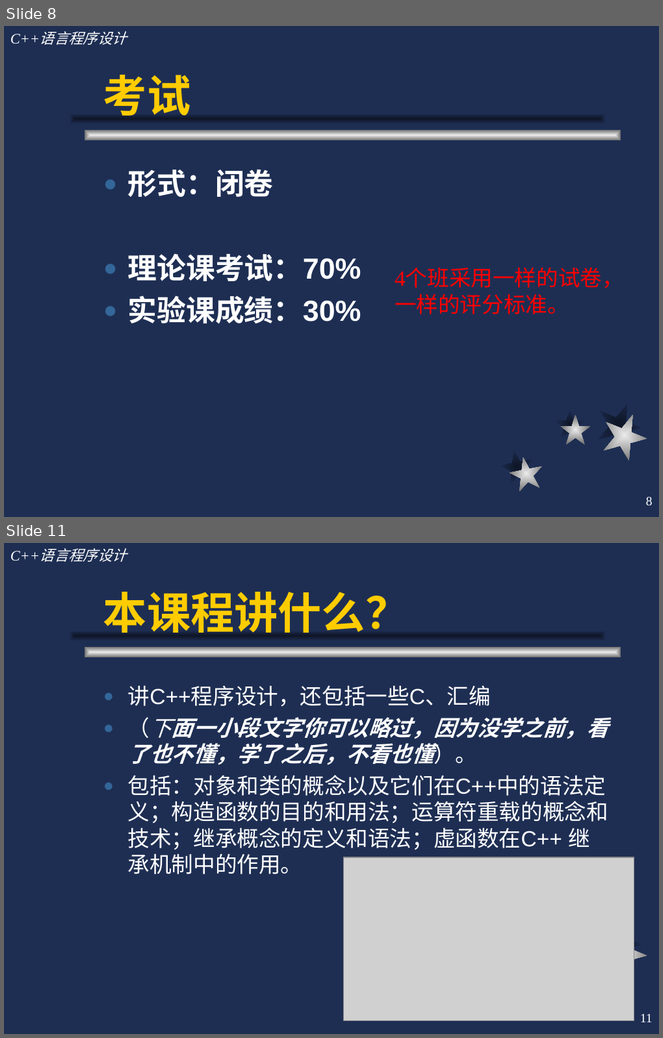
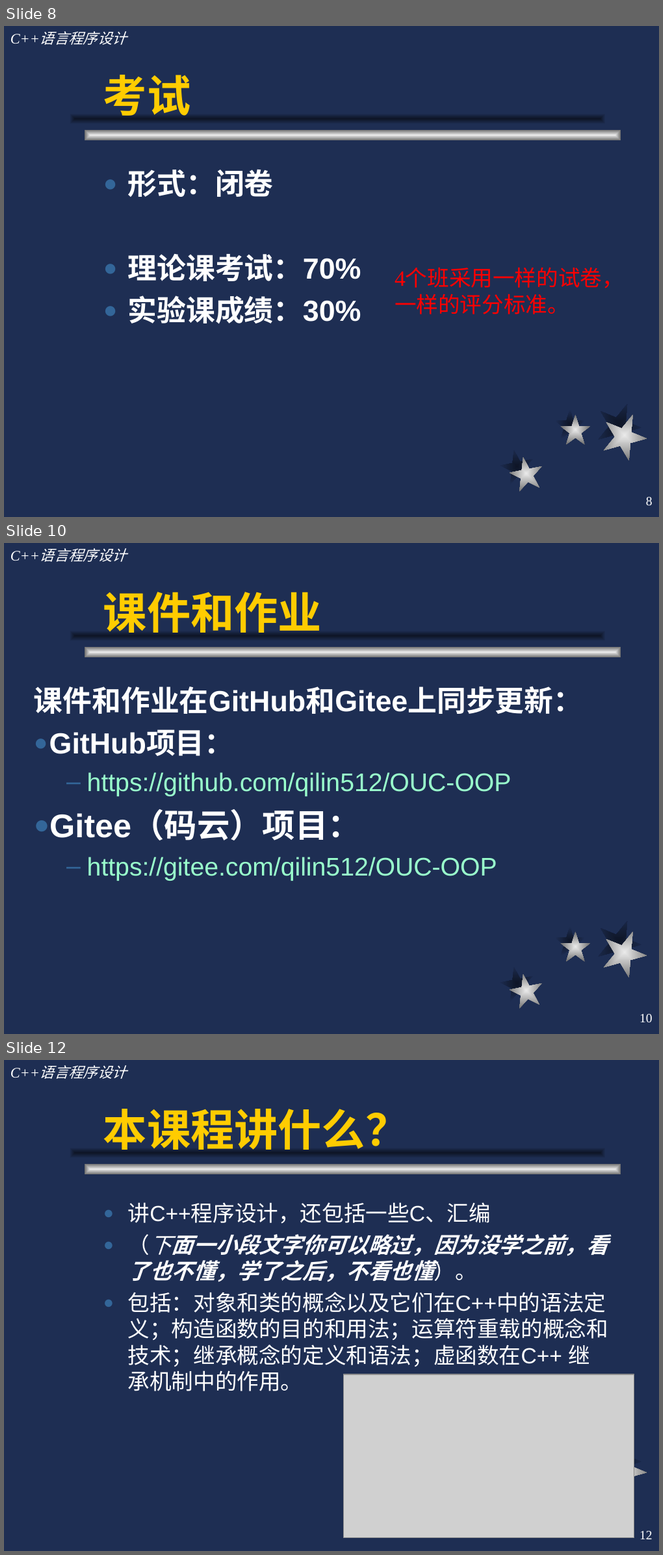
Before and after one commit to qilin512/OUC-OOP, a slide deck: slides/c++1.ppt. Shown one above the other, each under a label of ours: slides 8 and 11 before the commit, slides 8, 10 and 12 after it; the slides between them are not shown. The pictures are 663x1038 and 663x1555 pixels, drawn with LibreOffice and Linux fonts; fonts in the diff are those of the drawing; grey boxes stand for pictures. Boxes give left, top, right and bottom in pixels: in the first picture for what was removed or moved away, otherwise in the second. Text is boxed around its words. In the diff, an @@ line names an element or a change of style, - is before the commit and + after.

```diff
--- a/slides/c++1.ppt
+++ b/slides/c++1.ppt
@@ slide 10 added at <box>4,543,659,1034</box>, background #1E2E53; not listed: 9 template elements that a slide beside it also shows @@
@@ title added at <box>103,592,322,633</box>, 48 pt, text #FFCC00, bold @@
+课件和作业
@@ text added at <box>34,687,583,881</box>, 28 pt, text #99FFCC @@
+课件和作业在GitHub和Gitee上同步更新：
+● GitHub项目：
+  – https://github.com/qilin512/OUC-OOP
+● Gitee（码云）项目：
+  – https://gitee.com/qilin512/OUC-OOP
@@ page number added at <box>640,1014,653,1023</box>, 14 pt, text #FFFFFF @@
+10
@@ what was slide 11 is now slide 12 @@
@@ page number at <box>640,1531,653,1540</box>: text changed @@
-11
+12
```
Also in this commit, not shown: 5 slides changed, 10 other files.
